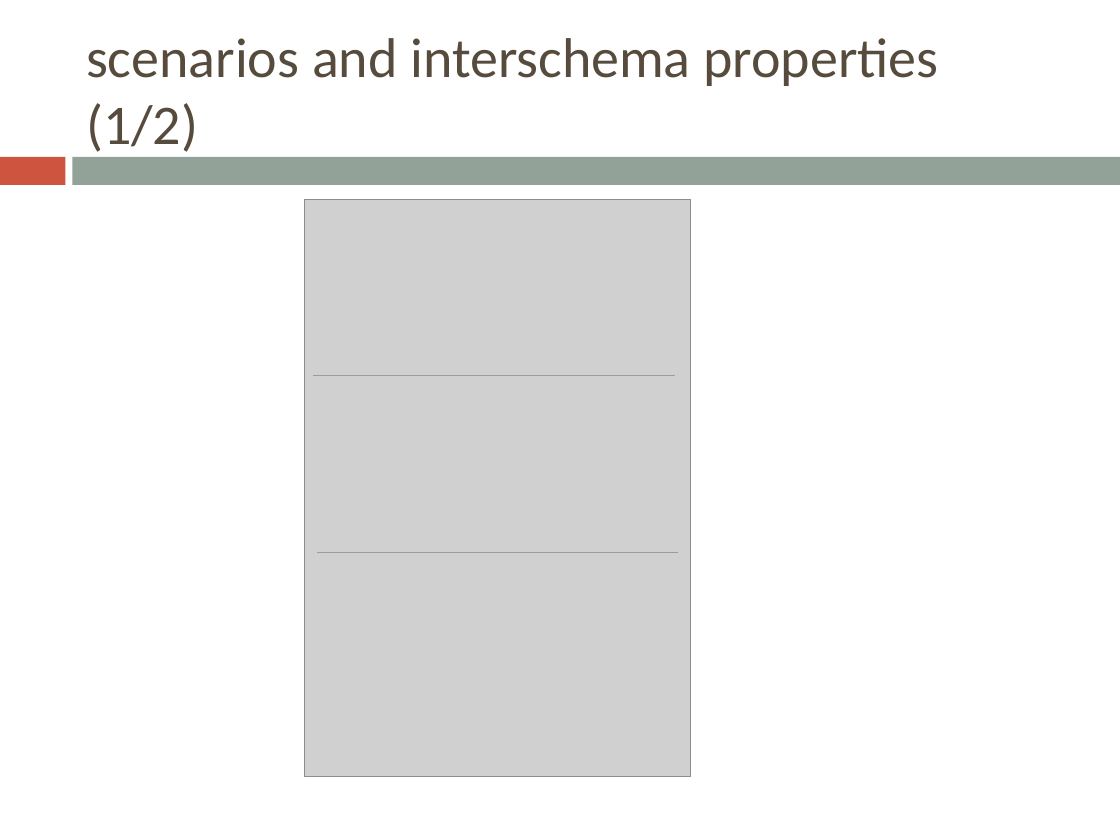
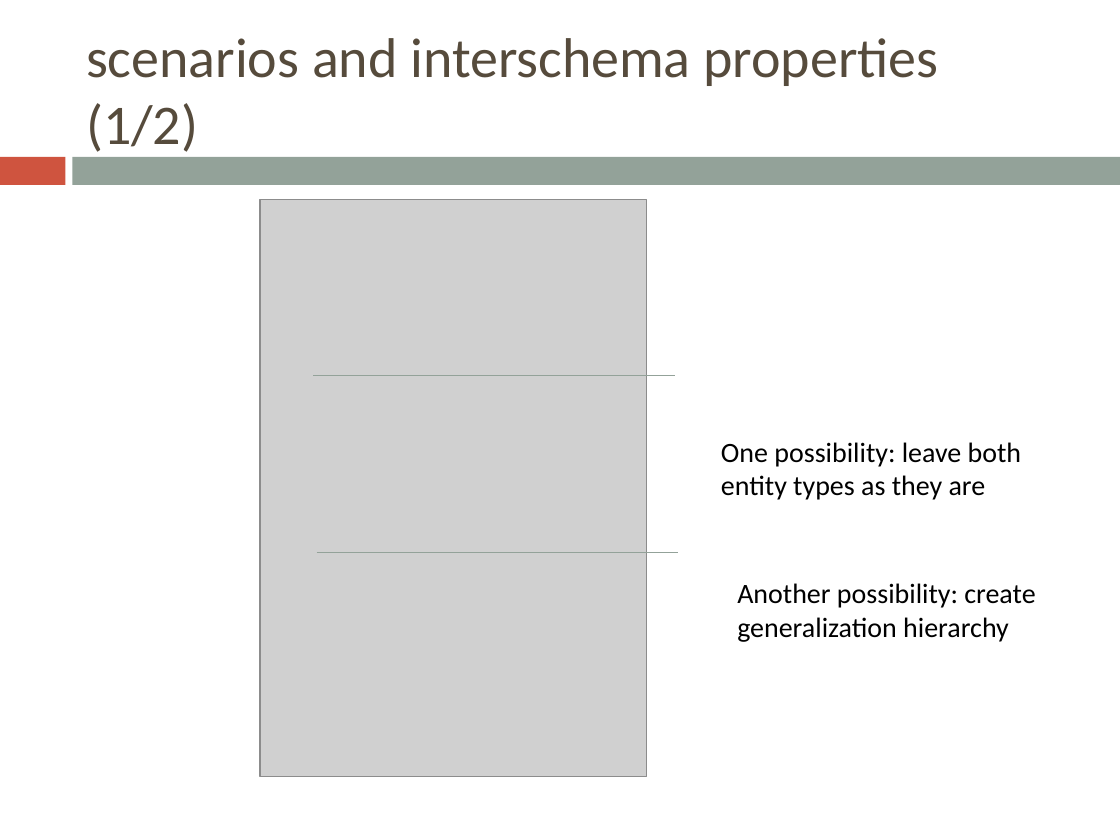
Before and after one commit to bugxd/DBTech, a slide deck: slide 23 of Assignment_4.pptx (slide 7 before the commit). Drawn at 1120x840 pixels with LibreOffice and Linux fonts; fonts in the diff are those of the drawing; grey boxes stand for pictures. Boxes give left, top, right and bottom in pixels: in the first picture for what was removed or moved away, otherwise in the second. Text is boxed around its words. In the diff, an @@ line names an element or a change of style, - is before the commit and + after.

```diff
--- a/Assignment_4.pptx
+++ b/Assignment_4.pptx
@@ picture: place and size @@
-picture at box(305, 199, 691, 776)
+picture at box(260, 199, 646, 776)
@@ text added at box(721, 442, 1021, 500), 18 pt, text #000000 @@
+One possibility: leave both entity types as they are
@@ text added at box(737, 583, 1035, 642), 18 pt, text #000000 @@
+Another possibility: create generalization hierarchy
```
Also in this commit, not shown: 7 other slides changed, 17 slides added, 2 slides removed, 21 other files.
